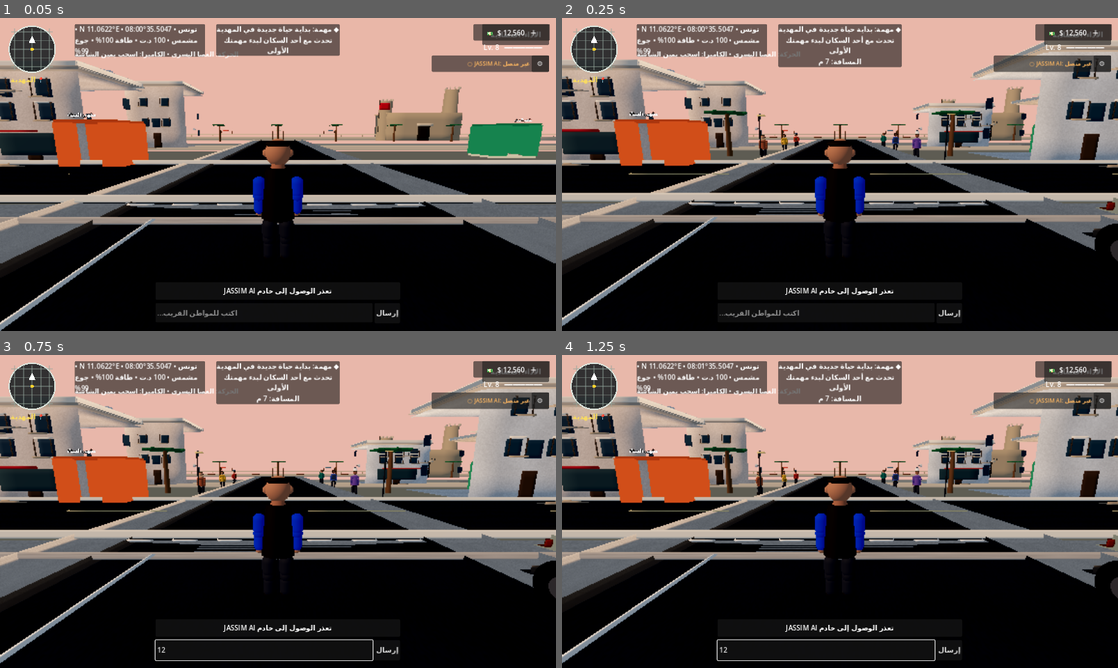
Above: before the commit, frames 1-4 (two rows, left to right).
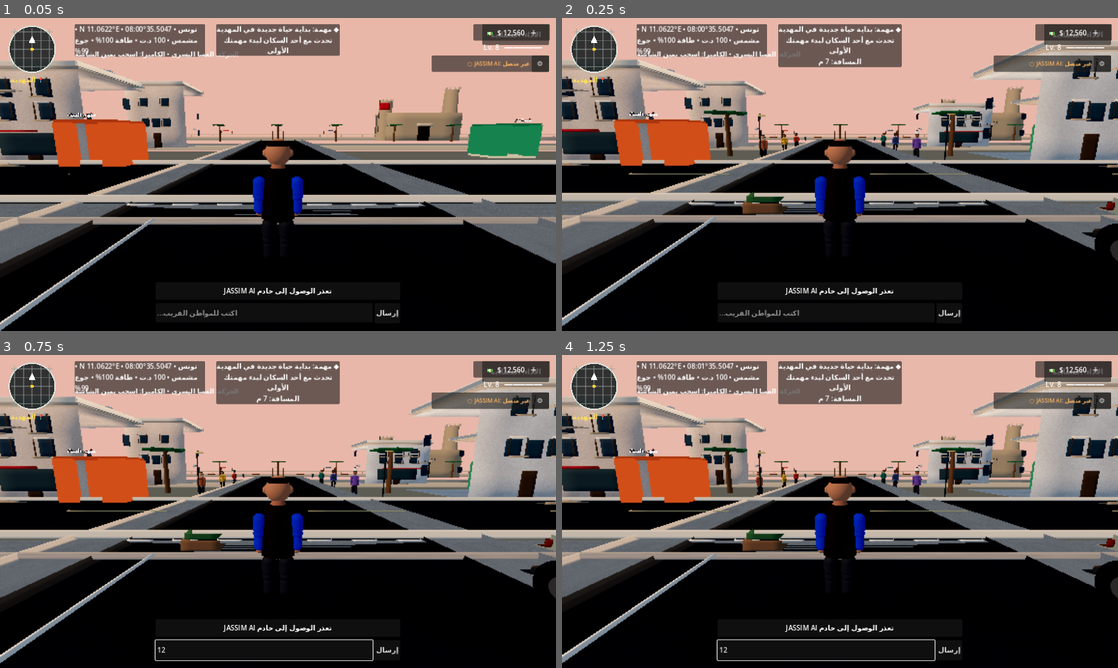
Above: after the commit, the same moments.

Repository: stevennpllk-crypto/REAL-LIFE-MAHDIA
Game: Godot game, scene res://scenes/Main.tscn
Same seed, same stepped clock (60 frames per second), same inputs: the game is played once before the commit and once after it.
Inputs (mouse positions are in pixels of both pictures, inside the frame that each line leads up to):
- Up to frame 1 (0.05 s): no input
- Up to frame 2 (0.25 s): no input
- Up to frame 3 (0.75 s): click (266, 649) at 0.52 s; type "12" at 0.6 s
- Up to frame 4 (1.25 s): no input

Frame 1 is identical in both runs. In frame 2, 0.4% of the frame differs, in the area x 32-57%, y 37-63%; in frame 3, 0.4%; in frame 4, 0.4%.

Commit message:
Add lightweight street details to mobile profile

Diff:
--- a/scripts/main.gd
+++ b/scripts/main.gd
@@ -385,9 +385,12 @@
 	_create_street_lamp(Vector3(-8, 0, 6.5))
 	_create_street_lamp(Vector3(8, 0, -6.5))
 	_create_outer_district()
-	# Extra street props are decorative; keep the low tier focused on smooth play.
+	# Keep a small set of recognizable street details even on the low-memory
+	# Android profile; reserve the denser decorative set for stronger devices.
 	if quality_level >= 1:
 		_create_city_details()
+	else:
+		_create_mobile_city_details()
 
 
 func _create_outer_district() -> void:
@@ -1153,6 +1156,22 @@
 	parent.add_child(item)
 	return item
 
+func _create_mobile_city_details() -> void:
+	# A compact visual baseline for entry-level phones: a few high-value props,
+	# shared cached meshes/materials, and no extra collision or lighting nodes.
+	for x in [-38.0, 38.0]:
+		_box(self, Vector3(0.12, 3.0, 0.12), Vector3(x, 1.5, 6.2), Color(0.16, 0.18, 0.19))
+		_box(self, Vector3(0.52, 0.72, 0.30), Vector3(x, 3.25, 6.2), Color(0.12, 0.14, 0.15))
+		_box(self, Vector3(0.16, 0.16, 0.08), Vector3(x, 3.42, 6.02), Color(0.76, 0.18, 0.13))
+		_box(self, Vector3(0.16, 0.16, 0.08), Vector3(x, 3.18, 6.02), Color(0.18, 0.58, 0.30))
+	# Simple curbside bins and planted tubs give the promenade and sidewalks scale.
+	for i in range(4):
+		var x := -27.0 + float(i) * 18.0
+		_box(self, Vector3(0.58, 0.78, 0.58), Vector3(x, 0.42, -52.0), Color(0.16, 0.31, 0.32))
+		_box(self, Vector3(1.05, 0.30, 0.72), Vector3(x + 7.0, 0.20, 5.55), Color(0.48, 0.36, 0.25))
+		_box(self, Vector3(0.86, 0.18, 0.54), Vector3(x + 7.0, 0.43, 5.55), Color(0.20, 0.39, 0.23))
+
+
 func _create_realistic_street_layer() -> void:
 	# Fine pavement joints break up the huge flat sidewalk slabs.
 	for side in [-1.0, 1.0]:
